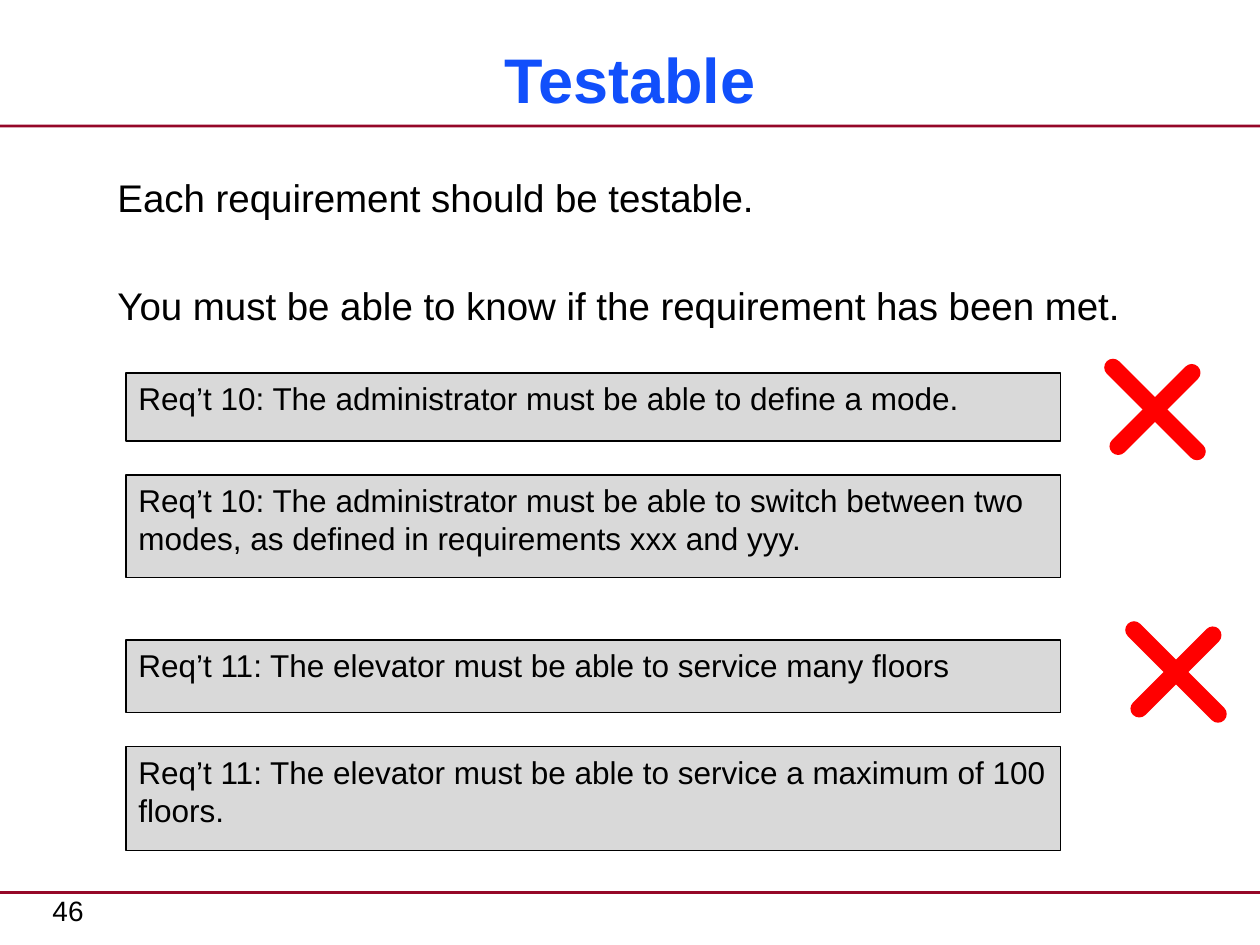
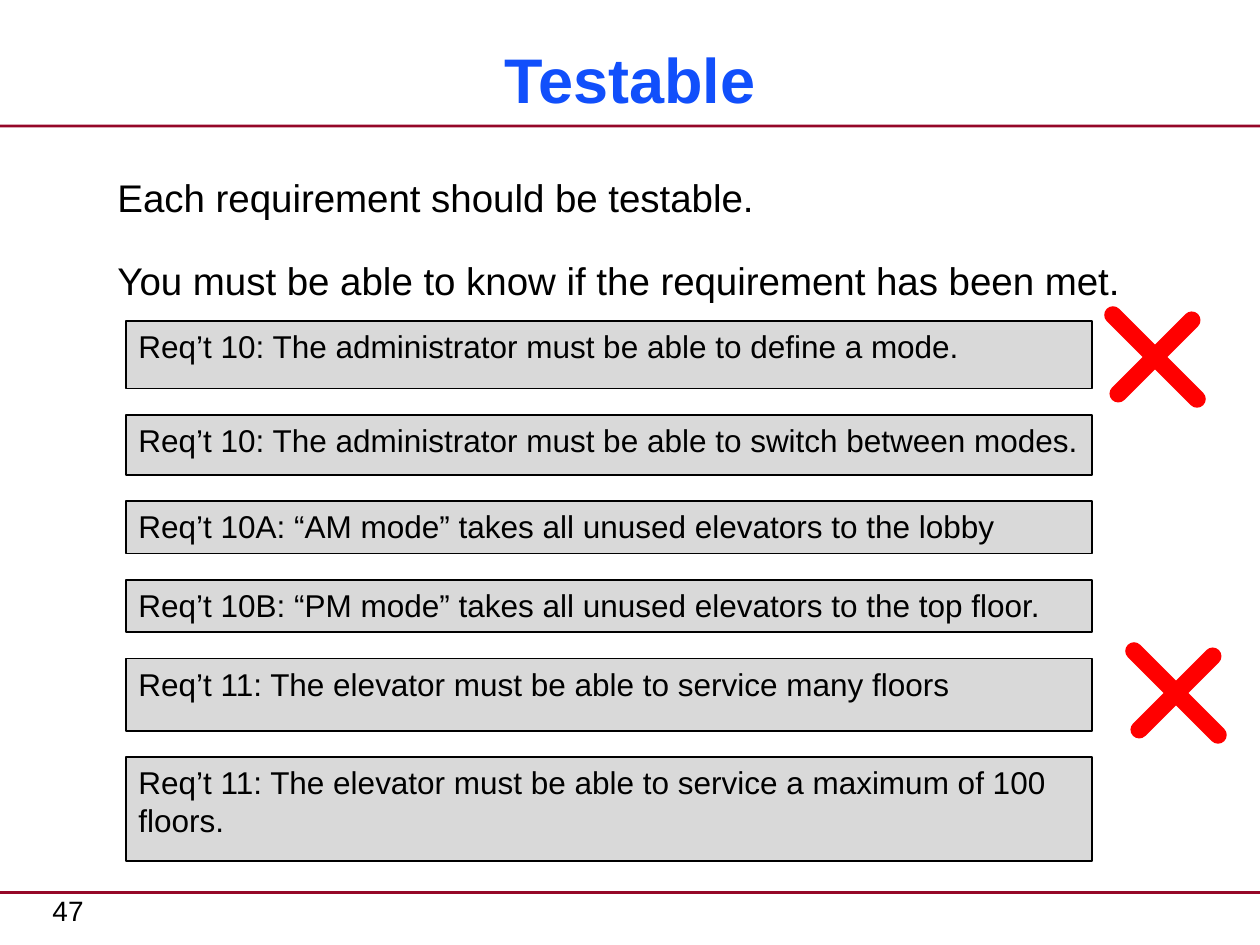
Before and after one commit to xtuml/training, a slide deck: slide 47 of courses/xtUML-Modeling/Requirements-Clarification/RequirementsClarification-CourseSlides.pptx (slide 46 before the commit). Drawn at 1260x945 pixels with LibreOffice and Linux fonts; fonts in the diff are those of the drawing. Boxes give left, top, right and bottom in pixels: in the first picture for what was removed or moved away, otherwise in the second. Text is boxed around its words. In the diff, an @@ line names an element or a change of style, - is before the commit and + after.

```diff
--- a/courses/xtUML-Modeling/Requirements-Clarification/RequirementsClarification-CourseSlides.pptx
+++ b/courses/xtUML-Modeling/Requirements-Clarification/RequirementsClarification-CourseSlides.pptx
@@ text "Each requirement should be testable." rewrapped from <box>117,184,1120,328</box> to <box>117,184,1120,303</box> @@
@@ rectangle "Req’t 10: The administrator must ...": place and size @@
-rectangle "Req’t 10: The administrator must ..." at <box>126,373,1061,441</box>
+rectangle "Req’t 10: The administrator must ..." at <box>126,321,1092,389</box>
@@ line moved from (1113, 368) - (1197, 451) to (1113, 315) - (1197, 399) @@
@@ line moved from (1119, 446) - (1192, 373) to (1119, 394) - (1192, 320) @@
@@ rectangle "Req’t 10: The administrator must ...": place and size @@
-rectangle "Req’t 10: The administrator must ..." at <box>126,475,1061,577</box>
+rectangle "Req’t 10: The administrator must ..." at <box>126,415,1092,475</box>
@@ text in rectangle at <box>138,429,1077,458</box>: text changed @@
-Req’t 10: The administrator must be able to switch between two modes, as defined in requirements xxx and yyy.
+Req’t 10: The administrator must be able to switch between modes.
@@ rectangle added at <box>126,501,1092,554</box>, fill #000000 at 15% opacity, outline #000000 1 pt, 18 pt, text #000000 @@
+Req’t 10A: “AM mode” takes all unused elevators to the lobby
@@ rectangle added at <box>126,580,1092,633</box>, fill #000000 at 15% opacity, outline #000000 1 pt, 18 pt, text #000000 @@
+Req’t 10B: “PM mode” takes all unused elevators to the top floor.
@@ rectangle "Req’t 11: The elevator must ...": place and size @@
-rectangle "Req’t 11: The elevator must ..." at <box>126,640,1061,712</box>
+rectangle "Req’t 11: The elevator must ..." at <box>126,659,1092,731</box>
@@ line moved from (1134, 630) - (1218, 714) to (1134, 651) - (1218, 735) @@
@@ line moved from (1139, 709) - (1213, 635) to (1139, 730) - (1213, 656) @@
@@ rectangle "Req’t 11: The elevator must ...": place and size @@
-rectangle "Req’t 11: The elevator must ..." at <box>126,747,1061,850</box>
+rectangle "Req’t 11: The elevator must ..." at <box>126,757,1092,861</box>
@@ page number at <box>52,901,83,921</box>: text changed @@
-46
+47
```
Also in this commit, not shown: 5 other slides changed, 8 slides added, 5 slides removed.
